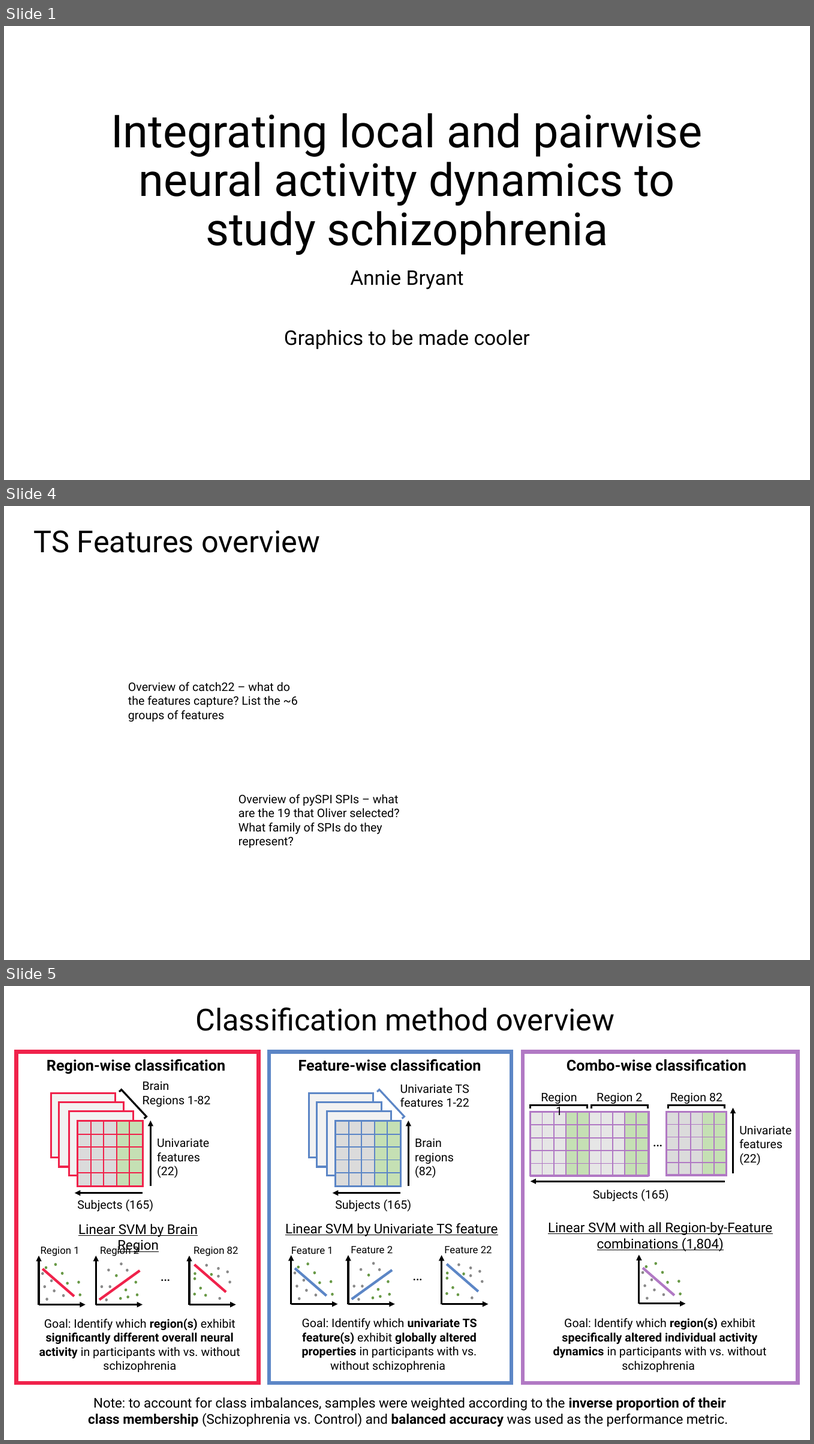
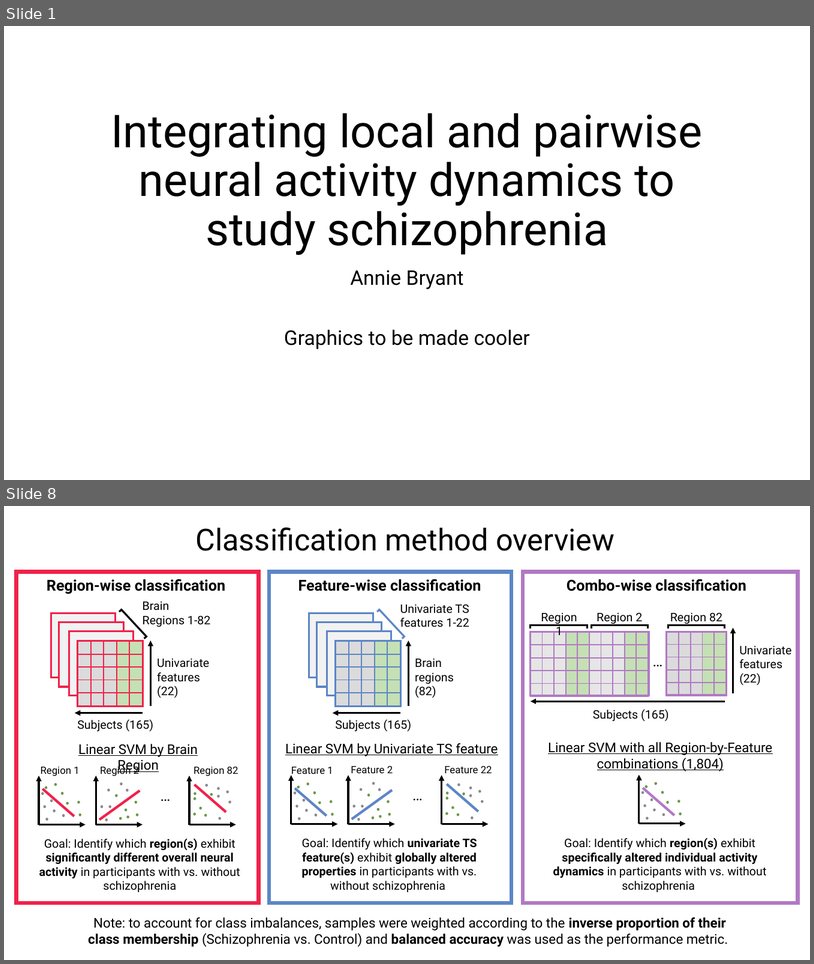
Before and after one commit to anniegbryant/CNS_2022, a slide deck: schizophrenia_classification_workshop/Workshop_Talk.pptx. Shown one above the other, each under a label of ours: slides 1, 4 and 5 before the commit, slides 1 and 8 after it; the slides between them are not shown. The pictures are 814x1444 and 814x964 pixels, drawn with LibreOffice and Linux fonts; fonts in the diff are those of the drawing. Boxes give left, top, right and bottom in pixels: in the first picture for what was removed or moved away, otherwise in the second. Text is boxed around its words. In the diff, an @@ line names an element or a change of style, - is before the commit and + after.

```diff
--- a/schizophrenia_classification_workshop/Workshop_Talk.pptx
+++ b/schizophrenia_classification_workshop/Workshop_Talk.pptx
@@ slide 4 removed at (x1=4, y1=506, x2=810, y2=960), background #FFFFFF @@
@@ title removed at (x1=34, y1=530, x2=320, y2=553) @@
-TS Features overview
@@ text removed at (x1=128, y1=682, x2=298, y2=721) @@
-Overview of catch22 – what do the features capture? List the ~6 groups of features
@@ text removed at (x1=239, y1=794, x2=399, y2=834) @@
-Overview of pySPI SPIs – what are the 19 that Oliver selected? What family of SPIs do they represent?
@@ what was slide 5 is now slide 8 @@
```
Also in this commit, not shown: 5 slides changed, 12 slides added, 3 other slides removed, 3 other files.
